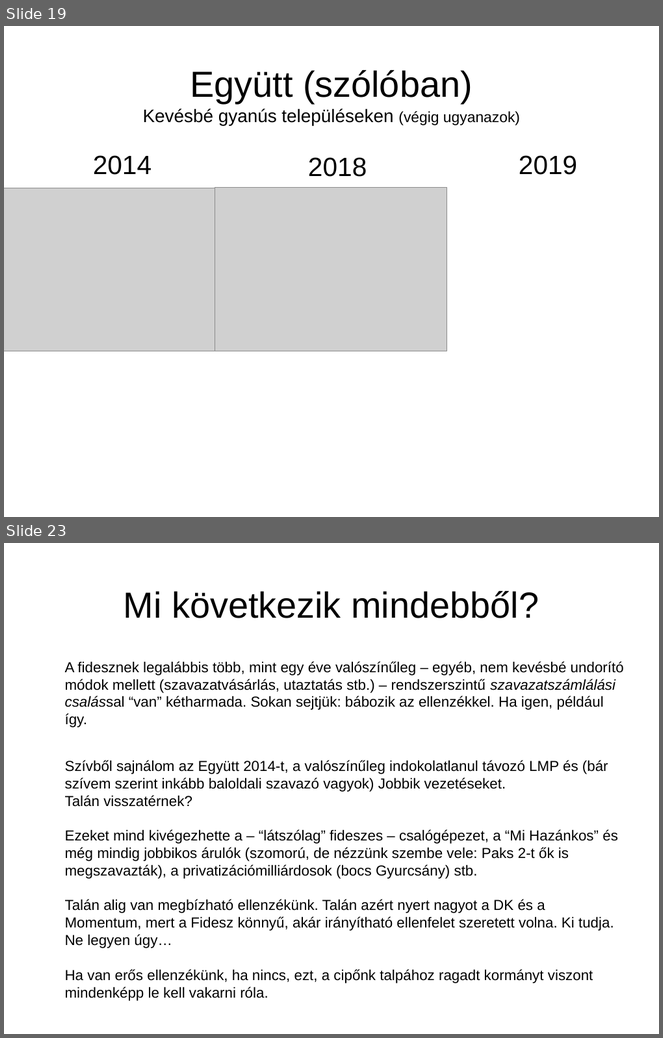
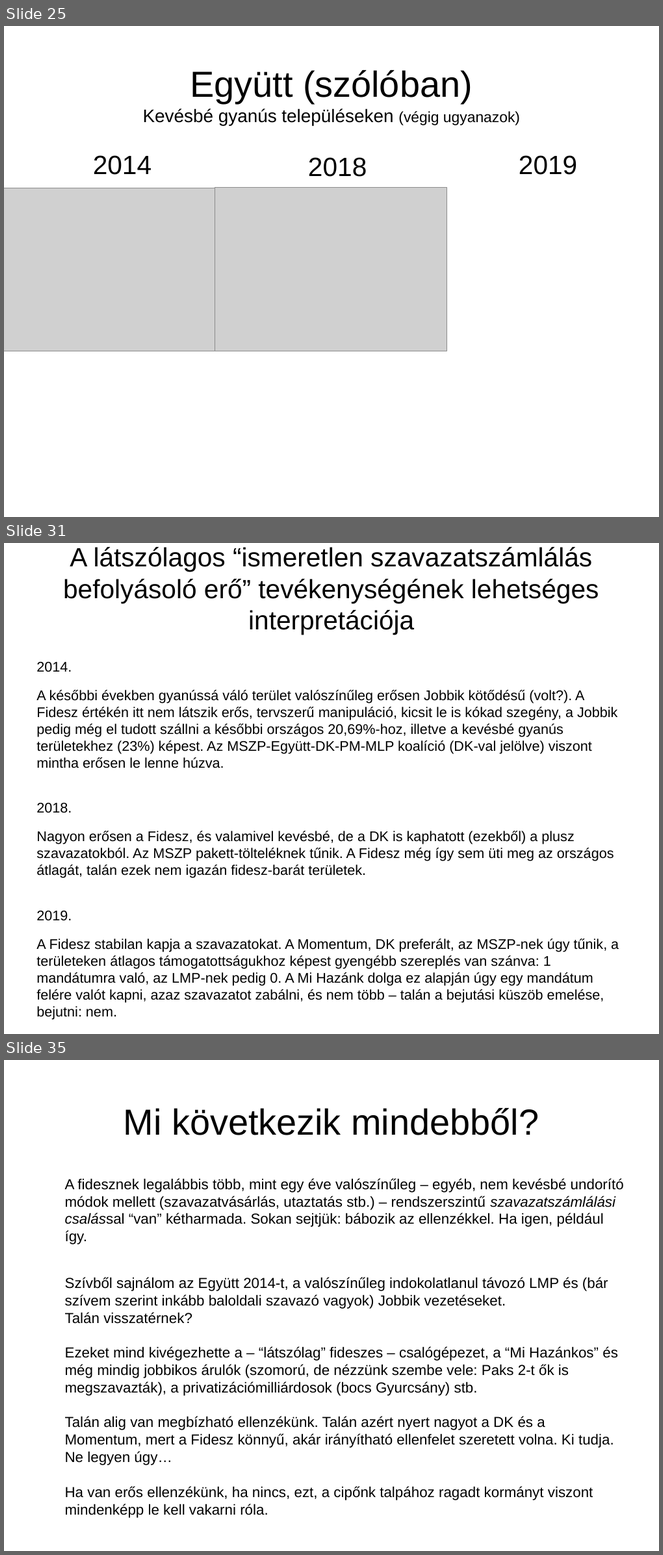
Before and after one commit to brezniczky/ep_elections_2019_hun, a slide deck: slides/hun/slides.odp. Shown one above the other, each under a label of ours: slides 19 and 23 before the commit, slides 25, 31 and 35 after it; the slides between them are not shown. The pictures are 663x1038 and 663x1555 pixels, drawn with LibreOffice and Linux fonts; fonts in the diff are those of the drawing; grey boxes stand for pictures. Boxes give left, top, right and bottom in pixels: in the first picture for what was removed or moved away, otherwise in the second. Text is boxed around its words. In the diff, an @@ line names an element or a change of style, - is before the commit and + after.

```diff
--- a/slides/hun/slides.odp
+++ b/slides/hun/slides.odp
@@ slide 31 added at (4,543,659,1034), background #FFFFFF @@
@@ title added at (63,547,599,635), 32 pt, text #000000 @@
+A látszólagos “ismeretlen szavazatszámlálás befolyásoló erő” tevékenységének lehetséges interpretációja
@@ text added at (36,662,619,1020), 17 pt, text #000000 @@
+2014.
+A későbbi években gyanússá váló terület valószínűleg erősen Jobbik kötődésű (volt?). A Fidesz értékén itt nem látszik erős, tervszerű manipuláció, kicsit le is kókad szegény, a Jobbik pedig még el tudott szállni a későbbi országos 20,69%-hoz, illetve a kevésbé gyanús területekhez (23%) képest. Az MSZP-Együtt-DK-PM-MLP koalíció (DK-val jelölve) viszont mintha erősen le lenne húzva.
+2018.
+Nagyon erősen a Fidesz, és valamivel kevésbé, de a DK is kaphatott (ezekből) a plusz szavazatokból. Az MSZP pakett-tölteléknek tűnik. A Fidesz még így sem üti meg az országos átlagát, talán ezek nem igazán fidesz-barát területek.
+2019.
+A Fidesz stabilan kapja a szavazatokat. A Momentum, DK preferált, az MSZP-nek úgy tűnik, a területeken átlagos támogatottságukhoz képest gyengébb szereplés van szánva: 1 mandátumra való, az LMP-nek pedig 0. A Mi Hazánk dolga ez alapján úgy egy mandátum felére valót kapni, azaz szavazatot zabálni, és nem több – talán a bejutási küszöb emelése, bejutni: nem.
@@ what was slide 19 is now slide 25 @@
@@ what was slide 23 is now slide 35 @@
```
Also in this commit, not shown: 6 slides changed, 13 other slides added, 2 slides removed, 2 other files.
